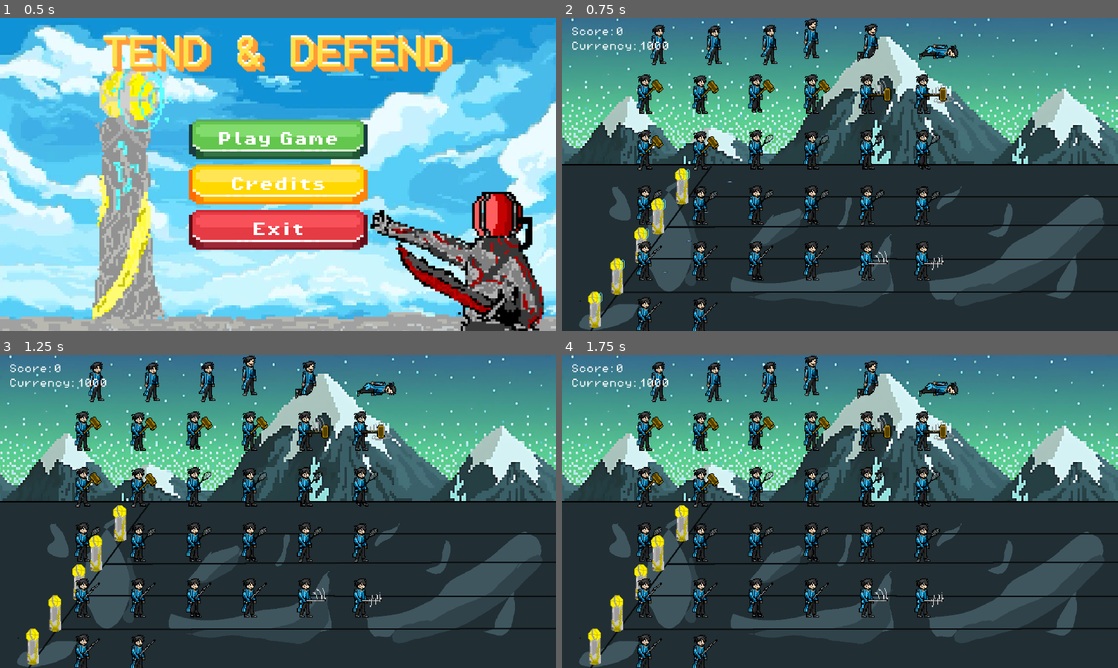
Above: before the commit, frames 1-4 (two rows, left to right).
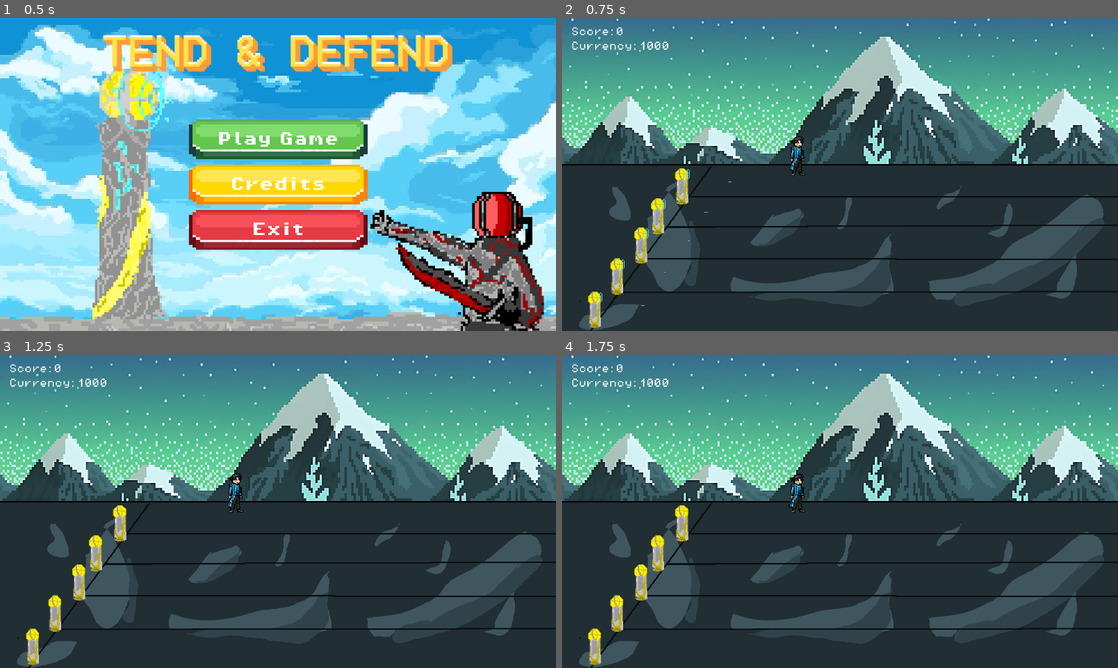
Above: after the commit, the same moments.

Repository: varun22/ECS179-FinalProject
Game: Godot game, scene res://scenes/menu.tscn
Same seed, same stepped clock (60 frames per second), same inputs: the game is played once before the commit and once after it. The engine's default icon, where the game draws it, is replaced by a stand-in: a white triangle on a blue panel in a dark square. Sound files missing from this copy of the repository are replaced by a short silence.
Inputs:
- Up to frame 1 (0.5 s): no input
- Up to frame 2 (0.75 s): click "Play Game" at 0.5 s
- Up to frame 3 (1.25 s): no input
- Up to frame 4 (1.75 s): tap Enter (ui_accept) at 1.25, 1.52 s; hold Right (ui_right) from 1.28 s (still down)

Frame 1 is identical in both runs. In frame 2, 8.5% of the frame differs, in the area x 13-72%, y 0-100%; in frame 3, 8.5%; in frame 4, 8.5%.

Commit message:
Added player idle

Diff:
--- a/tend&defend/scenes/player.tscn
+++ b/tend&defend/scenes/player.tscn
@@ -1,7 +1,45 @@
-[gd_scene load_steps=4 format=3 uid="uid://c1lx1llaevewm"]
+[gd_scene load_steps=7 format=3 uid="uid://c1lx1llaevewm"]
 
 [ext_resource type="Script" path="res://scripts/player.gd" id="1_bti5u"]
 [ext_resource type="Texture2D" uid="uid://babfv06tejedp" path="res://assets/Player/Character  Sheet.png" id="2_e2jux"]
+
+[sub_resource type="Animation" id="Animation_dx16v"]
+resource_name = "base_player_idle"
+length = 0.6
+loop_mode = 1
+tracks/0/type = "value"
+tracks/0/imported = false
+tracks/0/enabled = true
+tracks/0/path = NodePath("Sprite2d:frame")
+tracks/0/interp = 1
+tracks/0/loop_wrap = true
+tracks/0/keys = {
+"times": PackedFloat32Array(0, 0.1, 0.2, 0.3, 0.4, 0.5),
+"transitions": PackedFloat32Array(1, 1, 1, 1, 1, 1),
+"update": 1,
+"values": [6, 7, 8, 6, 7, 8]
+}
+
+[sub_resource type="Animation" id="Animation_fophv"]
+length = 0.001
+tracks/0/type = "value"
+tracks/0/imported = false
+tracks/0/enabled = true
+tracks/0/path = NodePath("Sprite2d:frame")
+tracks/0/interp = 1
+tracks/0/loop_wrap = true
+tracks/0/keys = {
+"times": PackedFloat32Array(0),
+"transitions": PackedFloat32Array(1),
+"update": 1,
+"values": [6]
+}
+
+[sub_resource type="AnimationLibrary" id="AnimationLibrary_gy81v"]
+_data = {
+"RESET": SubResource("Animation_fophv"),
+"base_player_idle": SubResource("Animation_dx16v")
+}
 
 [sub_resource type="RectangleShape2D" id="RectangleShape2D_imwne"]
 size = Vector2(13, 20)
@@ -11,9 +49,16 @@
 
 [node name="Sprite2d" type="Sprite2D" parent="."]
 texture = ExtResource("2_e2jux")
+hframes = 6
+vframes = 7
+frame = 6
 
 [node name="AnimationPlayer" type="AnimationPlayer" parent="Sprite2d"]
 root_node = NodePath("../..")
+libraries = {
+"": SubResource("AnimationLibrary_gy81v")
+}
+speed_scale = -0.5
 
 [node name="CollisionShape2D" type="CollisionShape2D" parent="."]
 position = Vector2(-0.5, 3)
--- a/tend&defend/scripts/player.gd
+++ b/tend&defend/scripts/player.gd
@@ -3,7 +3,8 @@
 
 const SPEED = 300.0
 const JUMP_VELOCITY = -400.0
-
+func _ready() -> void:
+	$Sprite2d/AnimationPlayer.play("base_player_idle")
 func _physics_process(delta: float) -> void:
 	pass
 	## Add the gravity.
